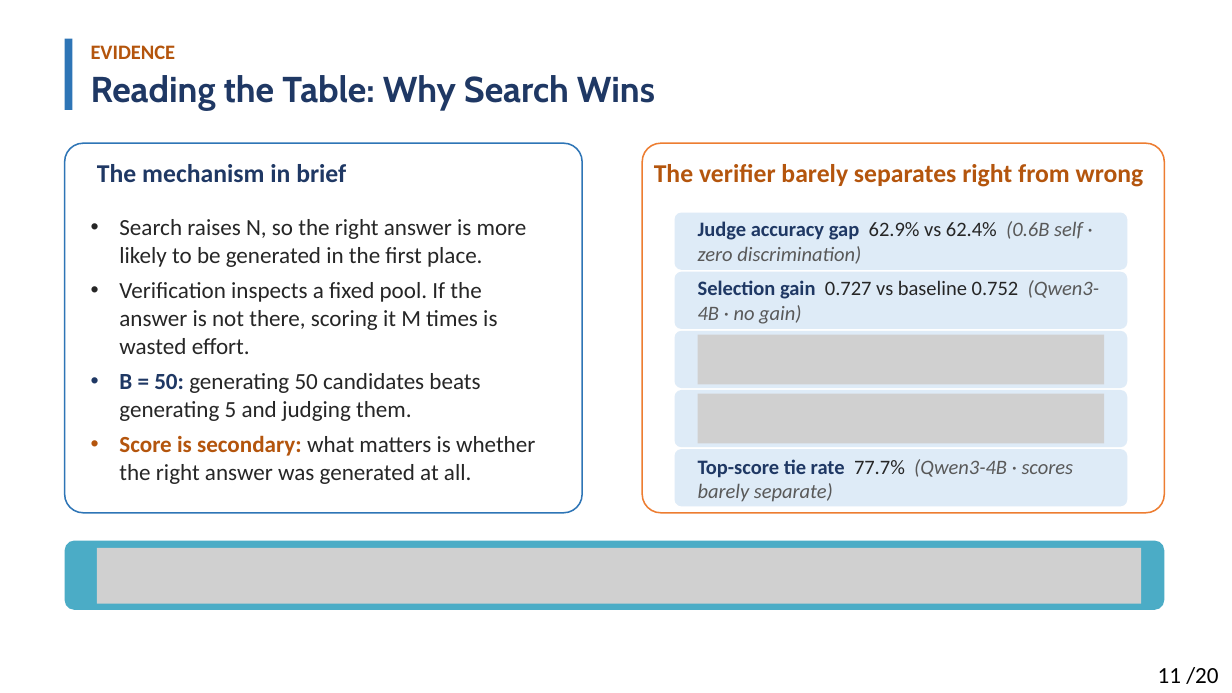
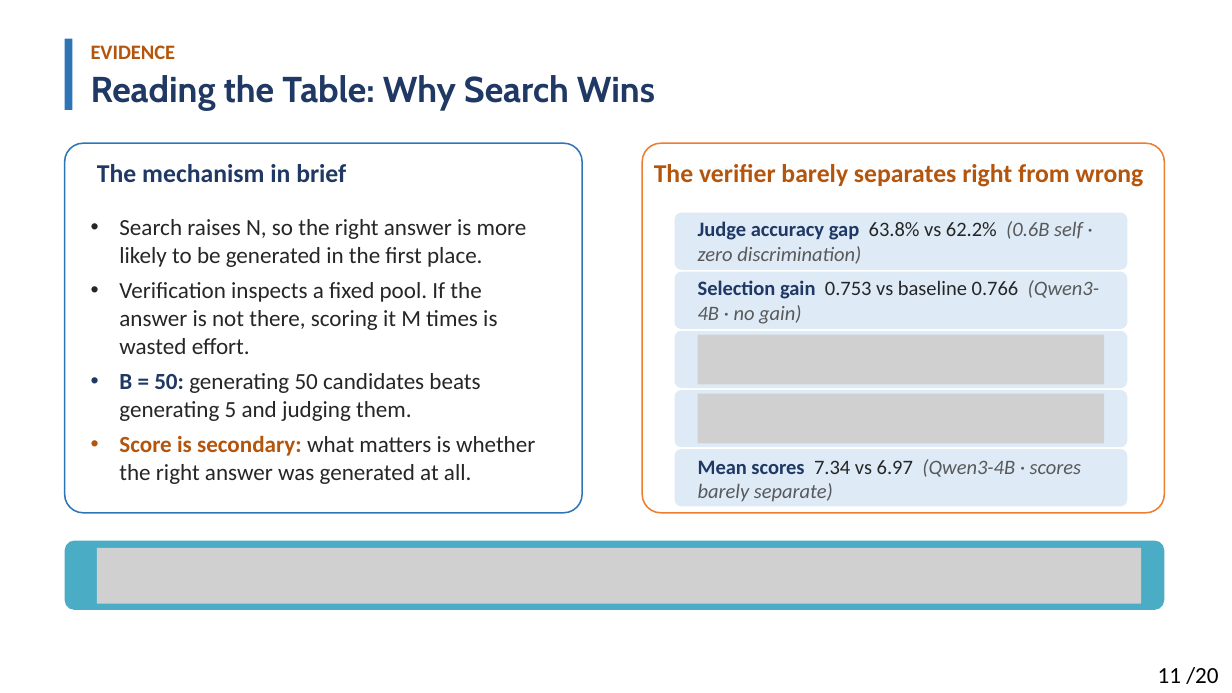
Before and after one commit to Solitus0726/search-vs-verify-course, a slide deck: slide 11 of slides/lecture_slides.pptx. Drawn at 1232x693 pixels with LibreOffice and Linux fonts; fonts in the diff are those of the drawing; grey boxes stand for pictures. Boxes give left, top, right and bottom in pixels: in the first picture for what was removed or moved away, otherwise in the second. Text is boxed around its words. In the diff, an @@ line names an element or a change of style, - is before the commit and + after.

```diff
--- a/slides/lecture_slides.pptx
+++ b/slides/lecture_slides.pptx
@@ text at (x1=698, y1=221, x2=1083, y2=264): text changed @@
-Judge accuracy gap 62.9% vs 62.4% (0.6B self · zero discrimination)
+Judge accuracy gap 63.8% vs 62.2% (0.6B self · zero discrimination)
@@ text at (x1=698, y1=280, x2=1099, y2=324): text changed @@
-Selection gain 0.727 vs baseline 0.752 (Qwen3-4B · no gain)
+Selection gain 0.753 vs baseline 0.766 (Qwen3-4B · no gain)
@@ text at (x1=698, y1=459, x2=1082, y2=502): text changed @@
-Top-score tie rate 77.7% (Qwen3-4B · scores barely separate)
+Mean scores 7.34 vs 6.97 (Qwen3-4B · scores barely separate)
```
Also in this commit, not shown: 3 other slides changed, 2 other files.
